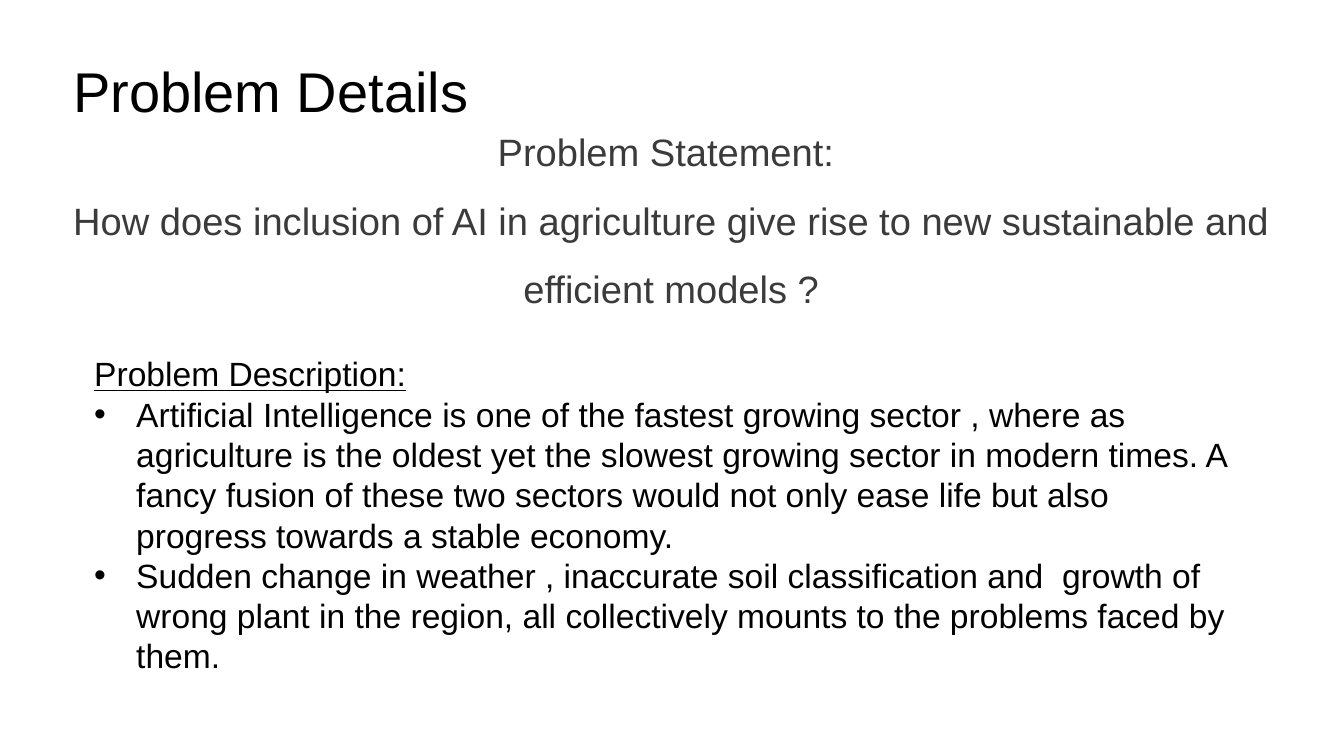
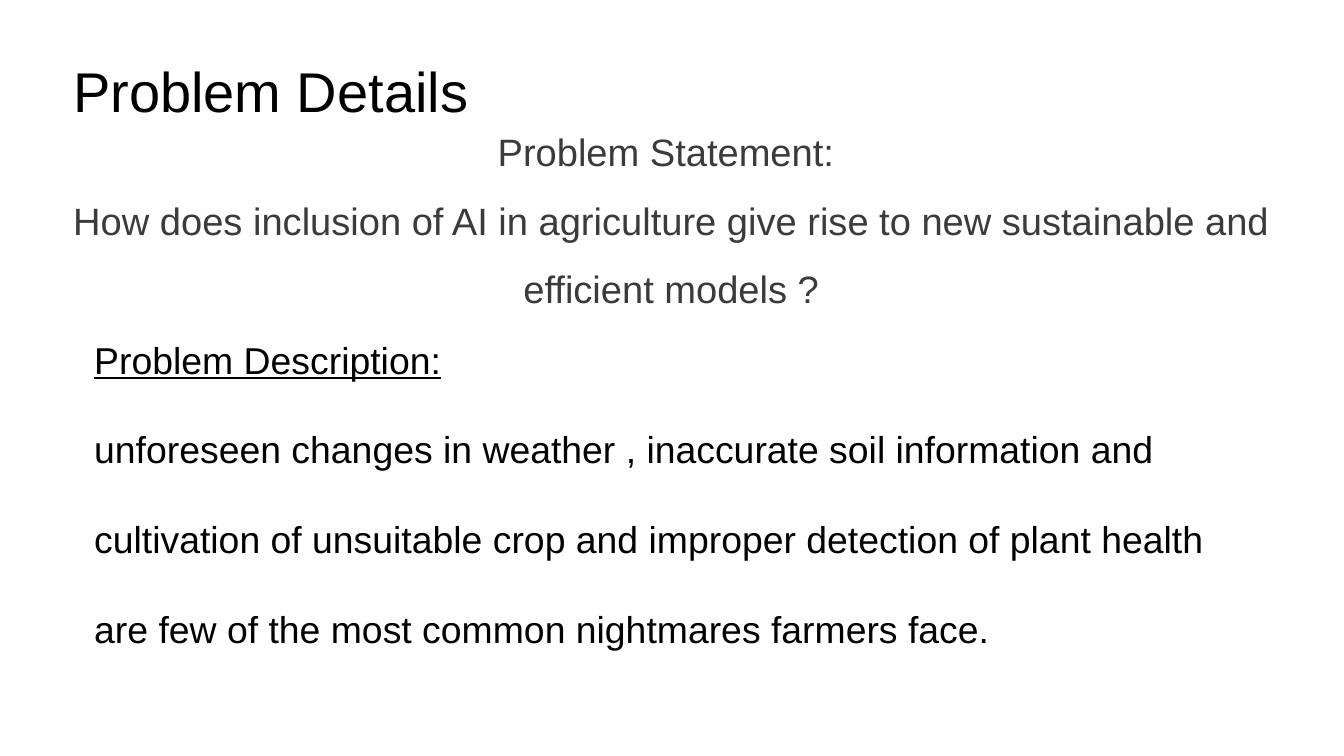
Before and after one commit to harshalplus1/hackmol4.0, a slide deck: slide 2 of HackMoL PPT Format.pptx. Drawn at 1344x756 pixels with LibreOffice and Linux fonts; fonts in the diff are those of the drawing; background and template pictures are left out. Boxes give left, top, right and bottom in pixels: in the first picture for what was removed or moved away, otherwise in the second. Text is boxed around its words. In the diff, an @@ line names an element or a change of style, - is before the commit and + after.

```diff
--- a/HackMoL PPT Format.pptx
+++ b/HackMoL PPT Format.pptx
@@ text "Problem Description:": place and size @@
-text "Problem Description:" at [94,361,1228,669]
+text "Problem Description:" at [94,347,1203,650]
@@ text at [94,347,441,381]: size 18 to 20 pt in "Problem Description:" @@
@@ text at [94,436,1203,650]: text changed; size 18 to 20 pt @@
-• Artificial Intelligence is one of the fastest growing sector , where as agriculture is the oldest yet the slowest growing sector in modern times. A fancy fusion of these two sectors would not only ease life but also progress towards a stable economy.
-• Sudden change in weather , inaccurate soil classification and growth of wrong plant in the region, all collectively mounts to the problems faced by them.
+unforeseen changes in weather , inaccurate soil information and cultivation of unsuitable crop and improper detection of plant health are few of the most common nightmares farmers face.
```
Also in this commit, not shown: 4 other slides changed, 5 slides added, 2 slides removed.
